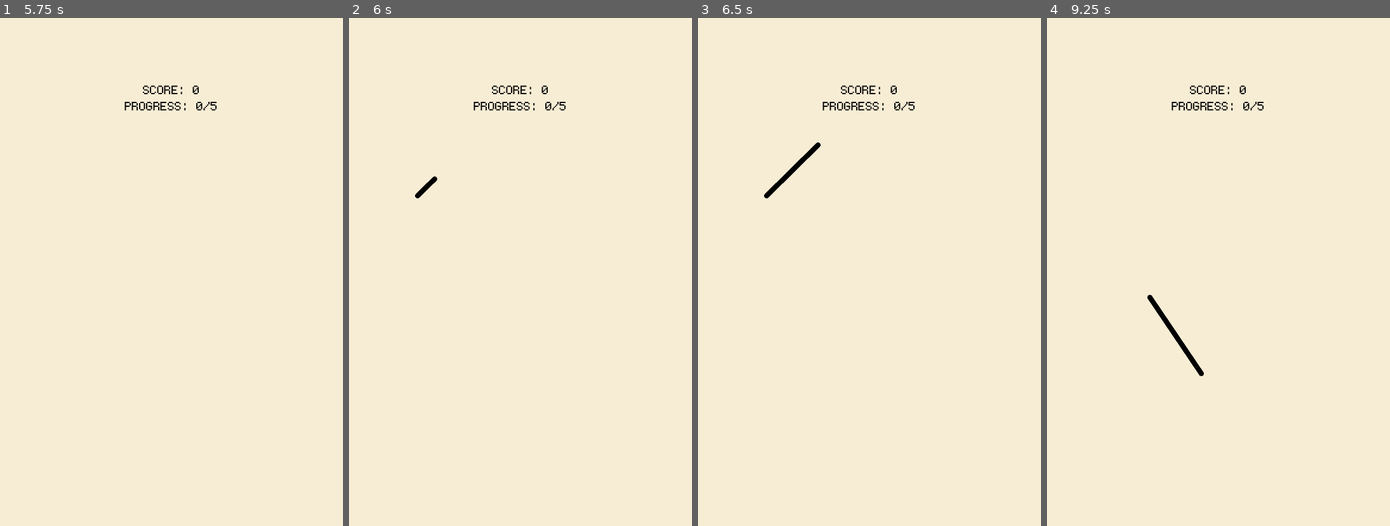
Above: before the commit, frames 1-4 (left to right).
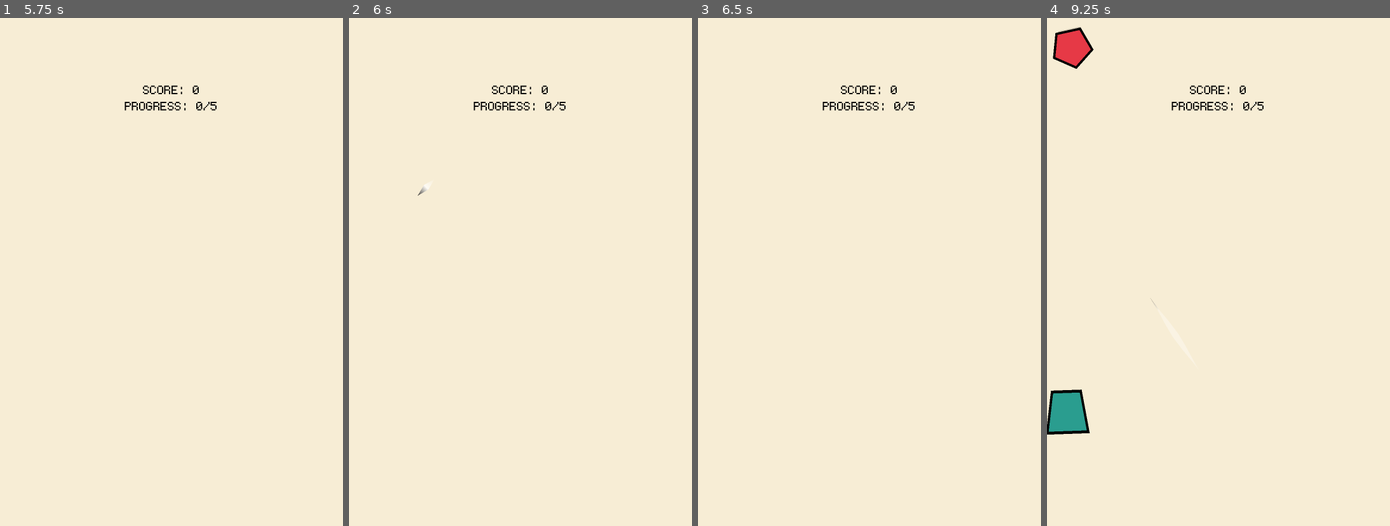
Above: after the commit, the same moments.

Repository: christian759/cut-or-oops
Game: Godot game, scene res://Scenes/splash.tscn
Two runs of this game, one before a commit and one after it. Both use one fixed random seed, a clock stepped at 60 frames per second and the inputs below.
Inputs (mouse positions are in pixels of both pictures, inside the frame that each line leads up to):
- Up to frame 1 (5.75 s): tap Enter at 0.5, 2, 5 s; move the mouse to (246, 246) at 0.52 s; click (246, 246) at 0.67 s; tap Space at 1.25, 2.75 s; drag from (102, 297) to (154, 373) at 1.27 s; move the mouse to (205, 160) at 2.02 s; click (205, 160) at 2.17 s; drag from (154, 373) to (68, 195) at 2.77 s; click "START GAME" at 3.5 s; click "SURVIVAL" at 4.25 s; move the mouse to (274, 348) at 5.02 s; click (274, 348) at 5.17 s
- Up to frame 2 (6 s): tap Space at 5.75 s; drag from (417, 195) to (469, 145) at 5.77 s
- Up to frame 3 (6.5 s): no input
- Up to frame 4 (9.25 s): move the mouse to (1235, 272) at 6.52 s; click (1235, 272) at 6.67 s; drag from (1167, 145) to (1149, 297) at 7.27 s; move the mouse to (1293, 246) at 8.02 s; click (1293, 246) at 8.17 s; drag from (1149, 297) to (1201, 373) at 8.77 s

Frame 1 is identical in both runs. In frame 2, less than 0.1% of the frame differs, in the area x 19-26%, y 31-36%; in frame 3, 0.2%; in frame 4, 1.9%, in the area x 0-46%, y 1-82%.

Commit message:
removing the use of gravity

Diff:
--- a/Scenes/ModeSelect.tscn
+++ b/Scenes/ModeSelect.tscn
@@ -1,9 +1,13 @@
 [gd_scene format=3 uid="uid://b5o4qf15u5b3y"]
 
-[ext_resource type="Script" uid="uid://dmj6xt6h1574a" path="res://Scripts/mode_select.gd" id="1_modeselect"]
+[ext_resource type="Script" uid="uid://d2fcg3rqvptxf" path="res://Scripts/mode_select.gd" id="1_modeselect"]
 [ext_resource type="FontFile" uid="uid://c6c1i4fulm8lg" path="res://Assets/monogram/ttf/monogram.ttf" id="2_font"]
 
 [sub_resource type="StyleBoxFlat" id="StyleBoxFlat_btn"]
+content_margin_left = 40.0
+content_margin_top = 20.0
+content_margin_right = 40.0
+content_margin_bottom = 20.0
 bg_color = Color(1, 1, 1, 1)
 border_width_left = 6
 border_width_top = 6
@@ -14,12 +18,28 @@
 corner_radius_top_right = 16
 corner_radius_bottom_right = 16
 corner_radius_bottom_left = 16
+
+[sub_resource type="StyleBoxFlat" id="StyleBoxFlat_btn_pressed"]
+content_margin_left = 40.0
+content_margin_top = 24.0
+content_margin_right = 40.0
+content_margin_bottom = 16.0
+bg_color = Color(0.8, 0.8, 0.8, 1)
+border_width_left = 6
+border_width_top = 10
+border_width_right = 6
+border_width_bottom = 6
+border_color = Color(0, 0, 0, 1)
+corner_radius_top_left = 16
+corner_radius_top_right = 16
+corner_radius_bottom_right = 16
+corner_radius_bottom_left = 16
+
+[sub_resource type="StyleBoxFlat" id="StyleBoxFlat_btn_hover"]
 content_margin_left = 40.0
 content_margin_top = 20.0
 content_margin_right = 40.0
 content_margin_bottom = 20.0
-
-[sub_resource type="StyleBoxFlat" id="StyleBoxFlat_btn_hover"]
 bg_color = Color(0.9, 0.9, 0.9, 1)
 border_width_left = 6
 border_width_top = 6
@@ -30,28 +50,8 @@
 corner_radius_top_right = 16
 corner_radius_bottom_right = 16
 corner_radius_bottom_left = 16
-content_margin_left = 40.0
-content_margin_top = 20.0
-content_margin_right = 40.0
-content_margin_bottom = 20.0
 
-[sub_resource type="StyleBoxFlat" id="StyleBoxFlat_btn_pressed"]
-bg_color = Color(0.8, 0.8, 0.8, 1)
-border_width_left = 6
-border_width_top = 10
-border_width_right = 6
-border_width_bottom = 6
-border_color = Color(0, 0, 0, 1)
-corner_radius_top_left = 16
-corner_radius_top_right = 16
-corner_radius_bottom_right = 16
-corner_radius_bottom_left = 16
-content_margin_left = 40.0
-content_margin_top = 24.0
-content_margin_right = 40.0
-content_margin_bottom = 16.0
-
-[node name="ModeSelect" type="Control"]
+[node name="ModeSelect" type="Control" unique_id=1284577577]
 layout_mode = 3
 anchors_preset = 15
 anchor_right = 1.0
@@ -60,7 +60,7 @@
 grow_vertical = 2
 script = ExtResource("1_modeselect")
 
-[node name="ColorRect" type="ColorRect" parent="."]
+[node name="ColorRect" type="ColorRect" parent="." unique_id=958678365]
 layout_mode = 1
 anchors_preset = 15
 anchor_right = 1.0
@@ -69,7 +69,7 @@
 grow_vertical = 2
 color = Color(0.9686, 0.9294, 0.8353, 1)
 
-[node name="VBoxContainer" type="VBoxContainer" parent="."]
+[node name="VBoxContainer" type="VBoxContainer" parent="." unique_id=1653874600]
 layout_mode = 1
 anchors_preset = 13
 anchor_left = 0.5
@@ -82,7 +82,7 @@
 theme_override_constants/separation = 100
 alignment = 1
 
-[node name="TitleLabel" type="Label" parent="VBoxContainer"]
+[node name="TitleLabel" type="Label" parent="VBoxContainer" unique_id=1659218488]
 layout_mode = 2
 theme_override_colors/font_color = Color(1, 1, 1, 1)
 theme_override_colors/font_outline_color = Color(0, 0, 0, 1)
@@ -92,60 +92,60 @@
 text = "SELECT MODE"
 horizontal_alignment = 1
 
-[node name="ButtonContainer" type="VBoxContainer" parent="VBoxContainer"]
+[node name="ButtonContainer" type="VBoxContainer" parent="VBoxContainer" unique_id=1934694489]
 layout_mode = 2
 theme_override_constants/separation = 30
 
-[node name="RulesButton" type="Button" parent="VBoxContainer/ButtonContainer"]
+[node name="RulesButton" type="Button" parent="VBoxContainer/ButtonContainer" unique_id=1813643827]
 layout_mode = 2
 theme_override_colors/font_color = Color(0, 0, 0, 1)
-theme_override_colors/font_hover_color = Color(0, 0, 0, 1)
 theme_override_colors/font_focus_color = Color(0, 0, 0, 1)
 theme_override_colors/font_pressed_color = Color(0, 0, 0, 1)
+theme_override_colors/font_hover_color = Color(0, 0, 0, 1)
 theme_override_fonts/font = ExtResource("2_font")
 theme_override_font_sizes/font_size = 70
+theme_override_styles/normal = SubResource("StyleBoxFlat_btn")
+theme_override_styles/pressed = SubResource("StyleBoxFlat_btn_pressed")
 theme_override_styles/hover = SubResource("StyleBoxFlat_btn_hover")
-theme_override_styles/pressed = SubResource("StyleBoxFlat_btn_pressed")
-theme_override_styles/normal = SubResource("StyleBoxFlat_btn")
 text = "RULES"
 
-[node name="SurvivalButton" type="Button" parent="VBoxContainer/ButtonContainer"]
+[node name="SurvivalButton" type="Button" parent="VBoxContainer/ButtonContainer" unique_id=1044885087]
 layout_mode = 2
 theme_override_colors/font_color = Color(0, 0, 0, 1)
-theme_override_colors/font_hover_color = Color(0, 0, 0, 1)
 theme_override_colors/font_focus_color = Color(0, 0, 0, 1)
 theme_override_colors/font_pressed_color = Color(0, 0, 0, 1)
+theme_override_colors/font_hover_color = Color(0, 0, 0, 1)
 theme_override_fonts/font = ExtResource("2_font")
 theme_override_font_sizes/font_size = 70
+theme_override_styles/normal = SubResource("StyleBoxFlat_btn")
+theme_override_styles/pressed = SubResource("StyleBoxFlat_btn_pressed")
 theme_override_styles/hover = SubResource("StyleBoxFlat_btn_hover")
-theme_override_styles/pressed = SubResource("StyleBoxFlat_btn_pressed")
-theme_override_styles/normal = SubResource("StyleBoxFlat_btn")
 text = "SURVIVAL"
 
-[node name="RushButton" type="Button" parent="VBoxContainer/ButtonContainer"]
+[node name="RushButton" type="Button" parent="VBoxContainer/ButtonContainer" unique_id=1018772702]
 layout_mode = 2
 theme_override_colors/font_color = Color(0, 0, 0, 1)
-theme_override_colors/font_hover_color = Color(0, 0, 0, 1)
 theme_override_colors/font_focus_color = Color(0, 0, 0, 1)
 theme_override_colors/font_pressed_color = Color(0, 0, 0, 1)
+theme_override_colors/font_hover_color = Color(0, 0, 0, 1)
 theme_override_fonts/font = ExtResource("2_font")
 theme_override_font_sizes/font_size = 70
+theme_override_styles/normal = SubResource("StyleBoxFlat_btn")
+theme_override_styles/pressed = SubResource("StyleBoxFlat_btn_pressed")
 theme_override_styles/hover = SubResource("StyleBoxFlat_btn_hover")
-theme_override_styles/pressed = SubResource("StyleBoxFlat_btn_pressed")
-theme_override_styles/normal = SubResource("StyleBoxFlat_btn")
 text = "RUSH"
 
-[node name="BackButton" type="Button" parent="VBoxContainer/ButtonContainer"]
+[node name="BackButton" type="Button" parent="VBoxContainer/ButtonContainer" unique_id=842653293]
 layout_mode = 2
 theme_override_colors/font_color = Color(0, 0, 0, 1)
-theme_override_colors/font_hover_color = Color(0, 0, 0, 1)
 theme_override_colors/font_focus_color = Color(0, 0, 0, 1)
 theme_override_colors/font_pressed_color = Color(0, 0, 0, 1)
+theme_override_colors/font_hover_color = Color(0, 0, 0, 1)
 theme_override_fonts/font = ExtResource("2_font")
 theme_override_font_sizes/font_size = 50
+theme_override_styles/normal = SubResource("StyleBoxFlat_btn")
+theme_override_styles/pressed = SubResource("StyleBoxFlat_btn_pressed")
 theme_override_styles/hover = SubResource("StyleBoxFlat_btn_hover")
-theme_override_styles/pressed = SubResource("StyleBoxFlat_btn_pressed")
-theme_override_styles/normal = SubResource("StyleBoxFlat_btn")
 text = "BACK"
 
 [connection signal="pressed" from="VBoxContainer/ButtonContainer/RulesButton" to="." method="_on_rules_button_pressed"]
--- a/Scenes/Shape.tscn
+++ b/Scenes/Shape.tscn
@@ -10,3 +10,8 @@
 [node name="Fill" type="Polygon2D" parent="." unique_id=292638534]
 
 [node name="CollisionPolygon2D" type="CollisionPolygon2D" parent="." unique_id=508751709]
+
+[node name="Timer" type="Timer" parent="." unique_id=1627767056]
+wait_time = 4.0
+
+[connection signal="timeout" from="Timer" to="." method="_on_timer_timeout"]
--- a/Scripts/rules.gd
+++ b/Scripts/rules.gd
@@ -30,6 +30,22 @@
 	_ensure_popup_ui()
 	_generate_new_rule()
 	rule_label.hide()
+
+	# Knife Slash Visuals
+	cut_line.width = 20.0
+	var curve = Curve.new()
+	curve.add_point(Vector2(0, 0))
+	curve.add_point(Vector2(0.5, 1))
+	curve.add_point(Vector2(1, 0))
+	cut_line.width_curve = curve
+
+	var gradient = Gradient.new()
+	gradient.add_point(0.0, Color(1, 1, 1, 0))
+	gradient.add_point(0.2, Color(1, 1, 1, 1))
+	gradient.add_point(0.8, Color(1, 1, 1, 1))
+	gradient.add_point(1.0, Color(1, 1, 1, 0))
+	cut_line.gradient = gradient
+
 	_show_rule_popup()
 
 func _ensure_popup_ui():
@@ -106,6 +122,21 @@
 	var names = ["RED", "BLUE", "YELLOW", "GREEN"]
 	return names[color_type]
 
+func _process(delta):
+	if game_active:
+		spawn_timer += delta
+		if spawn_timer >= spawn_interval:
+			spawn_timer = 0.0
+			_spawn_shape()
+
+	if cut_line.points.size() > 0:
+		cut_line.modulate.a -= delta * 8.0 # Very fast fade for knife effect
+		if cut_line.modulate.a <= 0:
+			cut_line.clear_points()
+		elif cut_line.points.size() > 10:
+			# Keep it short like a blade
+			cut_line.remove_point(0)
+
 func _input(event):
 	if event is InputEventScreenTouch or event is InputEventMouseButton:
 		if event.pressed:
@@ -128,10 +159,12 @@
 		if not game_active: return
 		if is_drawing:
 			var current_pos = event.position
-			cut_line.add_point(current_pos)
-			cut_line.modulate.a = 1.0
-			_check_cut(last_mouse_pos, current_pos)
-			last_mouse_pos = current_pos
+			# Only add point if moved enough to avoid jagged lines
+			if current_pos.distance_to(last_mouse_pos) > 5.0:
+				cut_line.add_point(current_pos)
+				cut_line.modulate.a = 1.0
+				_check_cut(last_mouse_pos, current_pos)
+				last_mouse_pos = current_pos
 
 func _spawn_shape():
 	var s = shape_scene.instantiate()
--- a/Scripts/shape.gd
+++ b/Scripts/shape.gd
@@ -12,10 +12,9 @@
 	ShapeColorName.GREEN: Color("2A9D8F")
 }
 
-@export var gravity_strength := 600.0
+@export var use_gravity := false
 @export var rotation_speed := 30.0
 @export var radius := 60.0
-@export var use_gravity := true
 
 @onready var outline: Polygon2D = $Outline
 @onready var fill: Polygon2D = $Fill
@@ -38,11 +37,11 @@
 	shadow.color = Color(0, 0, 0, 0.2)
 	shadow.position = Vector2(8, 8) # Offset for depth
 
-func setup(start_pos: Vector2, start_vel: Vector2, rot_speed: float, gravity_enabled: bool = true):
+func setup(start_pos: Vector2, start_vel: Vector2, rot_speed: float, gravity_enabled: bool = false):
 	position = start_pos
 	velocity = start_vel
 	rotation_speed = rot_speed
-	use_gravity = gravity_enabled
+	use_gravity = false
 
 func _set_random_shape():
 	var points: PackedVector2Array
@@ -82,33 +81,28 @@
 	return arr
 
 func _process(delta):
-	if use_gravity:
-		velocity.y += gravity_strength * delta
-
 	position += velocity * delta
 	rotation += deg_to_rad(rotation_speed) * delta
 
 	var screen := get_viewport_rect().size
 
-	if use_gravity:
-		# Despawn if fallen below screen
-		if position.y > screen.y + radius * 2:
-			queue_free()
-	else:
-		# Bounce logic for home screen
-		if position.x <= radius:
-			position.x = radius
-			velocity.x *= -1
-		elif position.x >= screen.x - radius:
-			position.x = screen.x - radius
-			velocity.x *= -1
+	# Bounce logic for home screen
+	if position.x <= radius:
+		position.x = radius
+		velocity.x *= -1
+	elif position.x >= screen.x - radius:
+		position.x = screen.x - radius
+		velocity.x *= -1
 
-		if position.y <= radius:
-			position.y = radius
-			velocity.y *= -1
-		elif position.y >= screen.y - radius:
-			position.y = screen.y - radius
-			velocity.y *= -1
+	if position.y <= radius:
+		position.y = radius
+		velocity.y *= -1
+	elif position.y >= screen.y - radius:
+		position.y = screen.y - radius
+		velocity.y *= -1
+
+	await get_tree().create_timer(2.0).timeout
+	queue_free()
 
 func cut_shape(line_start: Vector2, line_end: Vector2):
 	if is_cut: return
@@ -176,3 +170,8 @@
 	if left_poly.size() >= 3: result.append(left_poly)
 	if right_poly.size() >= 3: result.append(right_poly)
 	return result
+
+
+func _on_timer_timeout() -> void:
+	print("time's up")
+	queue_free()
--- a/Scripts/shape_fragment.gd
+++ b/Scripts/shape_fragment.gd
@@ -6,7 +6,7 @@
 var velocity := Vector2.ZERO
 var rotation_speed := 0.0
 var gravity_strength := 1200.0
-var lifetime := 1.5
+var lifetime := 2.5
 
 func _ready():
 	var tween = create_tween()
